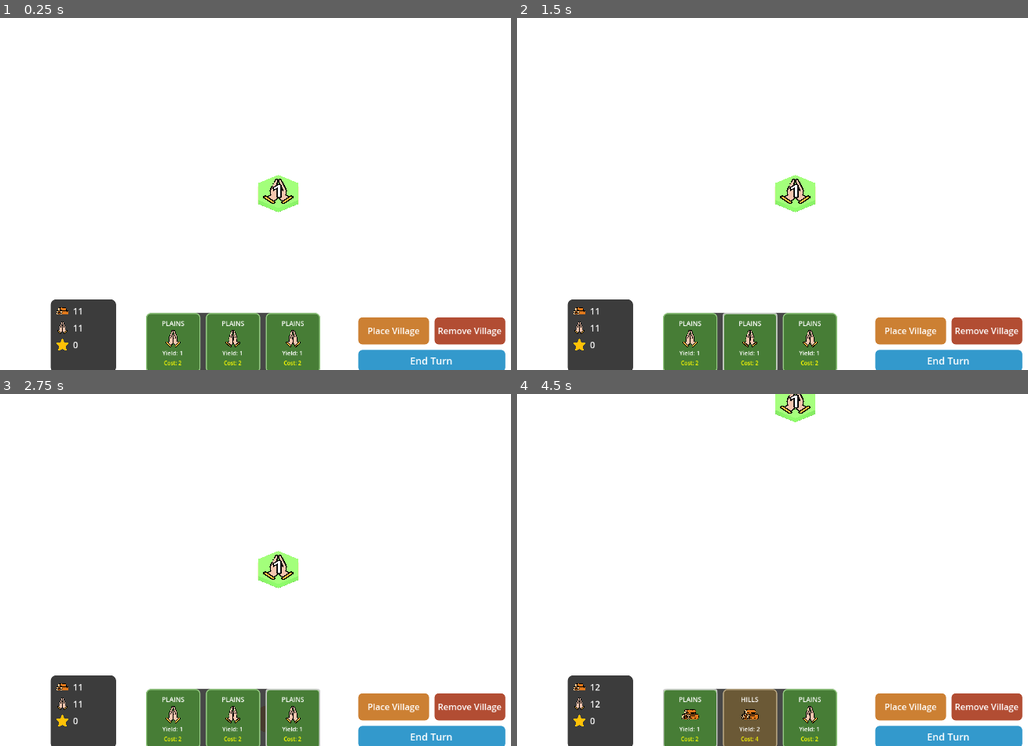
Above: before the commit, frames 1-4 (two rows, left to right).
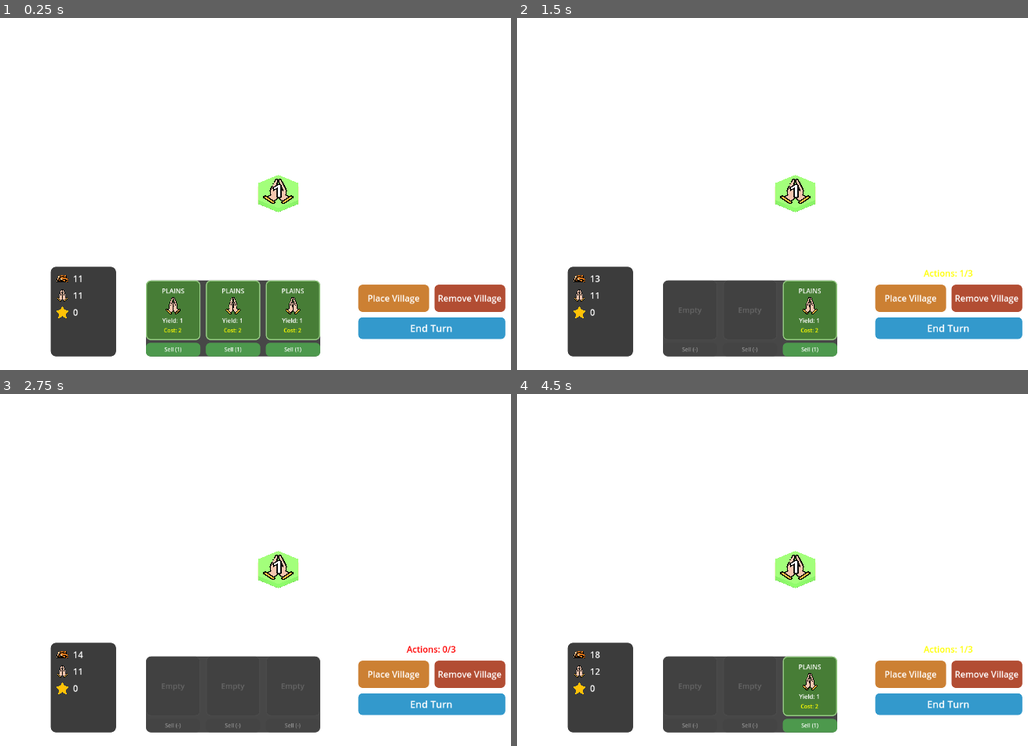
Above: after the commit, the same moments.

Repository: antony-carrard/khaos
Game: Godot game, scene res://main.tscn
The game is run twice, just before and just after one commit, with the same random seed, the same clock (stepped at 60 frames per second) and the same inputs.
Inputs (mouse positions are in pixels of both pictures, inside the frame that each line leads up to):
- Up to frame 1 (0.25 s): no input
- Up to frame 2 (1.5 s): click (690, 348) at 0.5 s, where only the run after the commit has a clickable "Sell (1)"; click (752, 348) at 1.25 s, where only the run after the commit has a clickable "Sell (1)"
- Up to frame 3 (2.75 s): click (291, 724) at 2 s, where only the run after the commit has a clickable "Sell (1)"
- Up to frame 4 (4.5 s): click "End Turn" at 2.75 s; click (752, 724) at 3.5 s, where only the run after the commit has a clickable "Sell (2)"; click (690, 717) at 4.27 s

The runs differ from the first frame. In frame 1, 14% of the frame differs, in the area x 9-99%, y 70-100%; in frame 2, 16%; in frame 3, 17%; in frame 4, 17%, in the area x 9-99%, y 0-100%.

Commit message:
Implement tile selling with fixed-position hand UI
Players can now sell tiles from their hand for resources during the actions phase. Selling costs 1 action and returns the tile's sell_price (Plains=1, Hills=2, Mountains=4). Glory tiles cannot be sold.

Key changes:
- Added sell button below each hand card (green for sellable, gray disabled for Glory/empty)
- Implemented fixed-size hand array (3 slots with null for empty positions)
- Tiles remain anchored to their UI positions when sold
- Empty slots display placeholder cards with "Empty" label
- All hand slots show consistent visual structure

Technical improvements:
- Player hand now uses fixed array [null, null, null] instead of dynamic array
- remove_from_hand() sets slot to null instead of removing element
- draw_tiles() fills first available null slot
- UI always renders 3 slots with placeholders for empty positions

🤖 Generated with [Claude Code](https://claude.com/claude-code)

Co-Authored-By: Claude Sonnet 4.5 <noreply@anthropic.com>

Diff:
--- a/board_manager.gd
+++ b/board_manager.gd
@@ -121,6 +121,7 @@
 	# Connect UI signals to placement controller
 	ui.tile_type_selected.connect(placement_controller.select_tile_type)
 	ui.tile_selected_from_hand.connect(_on_tile_selected_from_hand)
+	ui.tile_sold_from_hand.connect(sell_tile)
 	ui.village_place_selected.connect(placement_controller.select_village_place_mode)
 	ui.village_remove_selected.connect(placement_controller.select_village_remove_mode)
 
@@ -144,10 +145,13 @@
 
 ## Handle tile selection from hand
 func _on_tile_selected_from_hand(hand_index: int) -> void:
-	if hand_index < 0 or hand_index >= current_player.hand.size():
+	if hand_index < 0 or hand_index >= current_player.HAND_SIZE:
 		return
 
 	var tile_def = current_player.hand[hand_index]
+	if tile_def == null:
+		print("No tile in this slot!")
+		return
 
 	# Check if player can afford it
 	if not current_player.can_afford_tile(tile_def):
@@ -169,10 +173,13 @@
 
 ## Called by placement_controller when a tile from hand is successfully placed
 func on_tile_placed_from_hand(hand_index: int) -> void:
-	if hand_index < 0 or hand_index >= current_player.hand.size():
+	if hand_index < 0 or hand_index >= current_player.HAND_SIZE:
 		return
 
 	var placed_tile = current_player.hand[hand_index]
+	if placed_tile == null:
+		print("ERROR: No tile in this slot!")
+		return
 
 	# Spend resources
 	if not current_player.spend_resources(placed_tile.buy_price):
@@ -190,14 +197,73 @@
 		TileManager.ResourceType.keys()[placed_tile.resource_type]
 	])
 
-	# Remove tile from hand
+	# Remove tile from hand (sets slot to null)
 	current_player.remove_from_hand(hand_index)
 
-	# Draw replacement tile to refill hand
-	current_player.draw_tiles(tile_pool, 1)
-
-	if tile_pool.get_remaining_count() == 0 and current_player.hand.size() == 0:
+	# Note: In the current game design, tiles are only refilled at end of turn
+	# Not drawing a replacement tile here
+
+	# Check if hand is completely empty and no tiles left
+	var hand_has_tiles = false
+	for tile in current_player.hand:
+		if tile != null:
+			hand_has_tiles = true
+			break
+
+	if tile_pool.get_remaining_count() == 0 and not hand_has_tiles:
 		print("Game Over! No tiles left in bag or hand.")
+
+	# Update UI to reflect hand changes
+	if ui and ui_mode == "game":
+		ui.update_hand_display()
+
+
+## Sell a tile from hand for resources
+## Returns resources equal to tile's sell_price
+## Consumes 1 action (in game mode during actions phase)
+func sell_tile(hand_index: int) -> void:
+	if hand_index < 0 or hand_index >= current_player.HAND_SIZE:
+		print("ERROR: Invalid hand index for selling: %d" % hand_index)
+		return
+
+	var tile = current_player.hand[hand_index]
+	if tile == null:
+		print("ERROR: No tile in this slot to sell!")
+		return
+
+	# Check if tile can be sold (Glory tiles have sell_price = 0)
+	if tile.sell_price <= 0:
+		print("Cannot sell this tile! Glory tiles cannot be sold.")
+		return
+
+	# In game mode, check phase and consume action
+	if ui_mode == "game":
+		# Can only sell during actions phase
+		if current_phase != TurnPhase.ACTIONS:
+			print("Can only sell tiles during the actions phase!")
+			return
+
+		# Check if player has actions remaining
+		if current_player.actions_remaining <= 0:
+			print("No actions remaining to sell tile!")
+			return
+
+		# Consume 1 action
+		if not consume_action():
+			print("ERROR: Failed to consume action for selling tile!")
+			return
+
+	# Give player resources
+	current_player.add_resources(tile.sell_price)
+
+	print("Sold %s %s tile for %d resources" % [
+		TileManager.ResourceType.keys()[tile.resource_type],
+		TileManager.TileType.keys()[tile.tile_type],
+		tile.sell_price
+	])
+
+	# Remove tile from hand (no replacement drawn when selling)
+	current_player.remove_from_hand(hand_index)
 
 	# Update UI to reflect hand changes
 	if ui and ui_mode == "game":
@@ -312,10 +378,11 @@
 func end_turn() -> void:
 	print("=== END TURN ===")
 
-	# Discard current hand
-	current_player.hand.clear()
-
-	# Draw 3 new tiles
+	# Discard current hand (reset to empty slots)
+	for i in range(current_player.HAND_SIZE):
+		current_player.hand[i] = null
+
+	# Draw 3 new tiles (fills empty slots)
 	current_player.draw_tiles(tile_pool, 3)
 
 	# Start new turn (gives +1 resource, +1 fervor, resets actions to 3)
--- a/player.gd
+++ b/player.gd
@@ -12,8 +12,9 @@
 var fervor: int = 0       # For divine powers
 var glory: int = 0        # Victory points
 
-# Player's hand of tiles
-var hand: Array = []  # Array of TilePool.TileDefinition
+# Player's hand of tiles (fixed size array with null for empty slots)
+const HAND_SIZE: int = 3
+var hand: Array = [null, null, null]  # Array of TilePool.TileDefinition or null
 
 # Placed villages (for later scoring/tracking)
 var placed_villages: Array = []
@@ -83,17 +84,29 @@
 
 
 ## Draw tiles into hand from tile pool
+## Fills empty slots (null values) in the hand
 func draw_tiles(tile_pool, count: int) -> void:
 	var drawn = tile_pool.draw_tiles(count)
-	hand.append_array(drawn)
-	print("%s: Drew %d tiles. Hand size: %d" % [player_name, drawn.size(), hand.size()])
+	var drawn_count = 0
+
+	for tile_def in drawn:
+		# Find first empty slot
+		for i in range(HAND_SIZE):
+			if hand[i] == null:
+				hand[i] = tile_def
+				drawn_count += 1
+				break
+
+	print("%s: Drew %d tiles into hand" % [player_name, drawn_count])
 
 
-## Remove tile from hand (after placement/selling)
+## Remove tile from hand (sets slot to null instead of removing)
 func remove_from_hand(index: int) -> bool:
-	if index < 0 or index >= hand.size():
+	if index < 0 or index >= HAND_SIZE:
 		return false
-	hand.remove_at(index)
+	if hand[index] == null:
+		return false
+	hand[index] = null
 	return true
 
 
--- a/tile_selector_ui.gd
+++ b/tile_selector_ui.gd
@@ -1,8 +1,12 @@
 extends Control
+
+# Constants
+const HAND_SIZE: int = 3  # Number of tiles in hand
 
 # Signals
 signal tile_type_selected(tile_type: int)
 signal tile_selected_from_hand(hand_index: int)
+signal tile_sold_from_hand(hand_index: int)
 signal village_place_selected()
 signal village_remove_selected()
 
@@ -45,12 +49,11 @@
 	margin.anchor_right = 1.0
 	margin.anchor_top = 1.0
 	margin.anchor_bottom = 1.0
-	margin.offset_top = -140  # Taller for tile cards
-	margin.offset_bottom = -20
+	margin.offset_top = -200  # Positions UI vertically (negative = up from bottom anchor)
 	margin.add_theme_constant_override("margin_left", 20)
 	margin.add_theme_constant_override("margin_right", 20)
 	margin.add_theme_constant_override("margin_top", 10)
-	margin.add_theme_constant_override("margin_bottom", 10)
+	margin.add_theme_constant_override("margin_bottom", 25)  # Gap from screen bottom (>20px to avoid camera pan zone)
 	margin.mouse_filter = Control.MOUSE_FILTER_IGNORE
 	add_child(margin)
 
@@ -307,10 +310,13 @@
 	# Get current hand from board manager
 	var hand = board_manager.get_hand()
 
-	# Create a card for each tile in hand
-	for i in range(hand.size()):
-		var tile_def = hand[i]
-		create_hand_card(i, tile_def)
+	# Always show HAND_SIZE slots (with placeholders for empty slots)
+	for i in range(HAND_SIZE):
+		if i < hand.size() and hand[i] != null:
+			var tile_def = hand[i]
+			create_hand_card(i, tile_def)
+		else:
+			create_empty_card_placeholder()
 
 	# Update tile count label
 	if tile_count_label and board_manager.tile_pool:
@@ -324,26 +330,18 @@
 			tile_count_label.add_theme_color_override("font_color", Color.WHITE)
 
 
-## Create a visual card for a tile in the hand
-func create_hand_card(hand_index: int, tile_def) -> void:
-	# Check if player can afford this tile
-	var can_afford = true
-	if board_manager and board_manager.current_player:
-		can_afford = board_manager.current_player.can_afford_tile(tile_def)
-
-	# Card container
+## Create an empty placeholder for an empty hand slot
+func create_empty_card_placeholder() -> void:
+	# Container for placeholder
+	var card_vbox = VBoxContainer.new()
+	card_vbox.add_theme_constant_override("separation", 5)
+	hand_container.add_child(card_vbox)
+
+	# Empty card placeholder
 	var card = PanelContainer.new()
 	var card_style = StyleBoxFlat.new()
-	var tile_color = tile_type_colors[tile_def.tile_type]
-
-	# Gray out if can't afford
-	if can_afford:
-		card_style.bg_color = tile_color.darkened(0.3)
-		card_style.border_color = tile_color.lightened(0.3)
-	else:
-		card_style.bg_color = tile_color.darkened(0.6)  # Much darker
-		card_style.border_color = Color.RED  # Red border for unaffordable
-
+	card_style.bg_color = Color(0.2, 0.2, 0.2, 0.3)  # Very dark and transparent
+	card_style.border_color = Color(0.3, 0.3, 0.3, 0.5)
 	card_style.border_width_left = 2
 	card_style.border_width_right = 2
 	card_style.border_width_top = 2
@@ -354,7 +352,68 @@
 	card_style.corner_radius_bottom_right = 8
 	card.add_theme_stylebox_override("panel", card_style)
 	card.custom_minimum_size = Vector2(100, 110)
-	hand_container.add_child(card)
+	card_vbox.add_child(card)
+
+	# Center label "Empty"
+	var label = Label.new()
+	label.text = "Empty"
+	label.add_theme_color_override("font_color", Color(0.4, 0.4, 0.4))
+	label.add_theme_font_size_override("font_size", 14)
+	label.horizontal_alignment = HORIZONTAL_ALIGNMENT_CENTER
+	label.vertical_alignment = VERTICAL_ALIGNMENT_CENTER
+	label.size_flags_horizontal = Control.SIZE_EXPAND_FILL
+	label.size_flags_vertical = Control.SIZE_EXPAND_FILL
+	card.add_child(label)
+
+	# Disabled sell button (for visual consistency)
+	var sell_button = Button.new()
+	sell_button.text = "Sell (-)"
+	sell_button.disabled = true
+	sell_button.custom_minimum_size = Vector2(100, 25)
+	var disabled_style = create_button_style(Color(0.25, 0.25, 0.25, 0.4))
+	sell_button.add_theme_stylebox_override("normal", disabled_style)
+	sell_button.add_theme_stylebox_override("disabled", disabled_style)
+	sell_button.add_theme_color_override("font_color", Color(0.4, 0.4, 0.4))
+	sell_button.add_theme_font_size_override("font_size", 10)
+	card_vbox.add_child(sell_button)
+
+
+## Create a visual card for a tile in the hand
+func create_hand_card(hand_index: int, tile_def) -> void:
+	# Check if player can afford this tile
+	var can_afford = true
+	if board_manager and board_manager.current_player:
+		can_afford = board_manager.current_player.can_afford_tile(tile_def)
+
+	# Container for card + sell button
+	var card_vbox = VBoxContainer.new()
+	card_vbox.add_theme_constant_override("separation", 5)
+	hand_container.add_child(card_vbox)
+
+	# Card container
+	var card = PanelContainer.new()
+	var card_style = StyleBoxFlat.new()
+	var tile_color = tile_type_colors[tile_def.tile_type]
+
+	# Gray out if can't afford
+	if can_afford:
+		card_style.bg_color = tile_color.darkened(0.3)
+		card_style.border_color = tile_color.lightened(0.3)
+	else:
+		card_style.bg_color = tile_color.darkened(0.6)  # Much darker
+		card_style.border_color = Color.RED  # Red border for unaffordable
+
+	card_style.border_width_left = 2
+	card_style.border_width_right = 2
+	card_style.border_width_top = 2
+	card_style.border_width_bottom = 2
+	card_style.corner_radius_top_left = 8
+	card_style.corner_radius_top_right = 8
+	card_style.corner_radius_bottom_left = 8
+	card_style.corner_radius_bottom_right = 8
+	card.add_theme_stylebox_override("panel", card_style)
+	card.custom_minimum_size = Vector2(100, 110)
+	card_vbox.add_child(card)
 
 	# Inner margin for padding
 	var margin = MarginContainer.new()
@@ -420,9 +479,38 @@
 	button.pressed.connect(_on_hand_card_pressed.bind(hand_index))
 	card.add_child(button)
 
+	# Sell button BELOW the card (always present for consistency)
+	var sell_button = Button.new()
+	sell_button.custom_minimum_size = Vector2(100, 25)
+
+	if tile_def.sell_price > 0:
+		# Sellable tile - green button
+		sell_button.text = "Sell (%d)" % tile_def.sell_price
+		var sell_style = create_button_style(Color(0.3, 0.6, 0.3))
+		sell_button.add_theme_stylebox_override("normal", sell_style)
+		sell_button.add_theme_stylebox_override("hover", create_button_style(Color(0.4, 0.7, 0.4)))
+		sell_button.add_theme_stylebox_override("pressed", create_button_style(Color(0.2, 0.5, 0.2)))
+		sell_button.add_theme_color_override("font_color", Color.WHITE)
+		sell_button.pressed.connect(_on_sell_button_pressed.bind(hand_index))
+	else:
+		# Glory tile - grayed out disabled button
+		sell_button.text = "Sell (-)"
+		sell_button.disabled = true
+		var disabled_style = create_button_style(Color(0.3, 0.3, 0.3))
+		sell_button.add_theme_stylebox_override("normal", disabled_style)
+		sell_button.add_theme_stylebox_override("disabled", disabled_style)
+		sell_button.add_theme_color_override("font_color", Color(0.5, 0.5, 0.5))
+
+	sell_button.add_theme_font_size_override("font_size", 10)
+	card_vbox.add_child(sell_button)
+
 
 func _on_hand_card_pressed(hand_index: int) -> void:
 	tile_selected_from_hand.emit(hand_index)
+
+
+func _on_sell_button_pressed(hand_index: int) -> void:
+	tile_sold_from_hand.emit(hand_index)
 
 
 func _on_end_turn_pressed() -> void:
Not shown, changed: IMPLEMENTATION_STATUS.md
